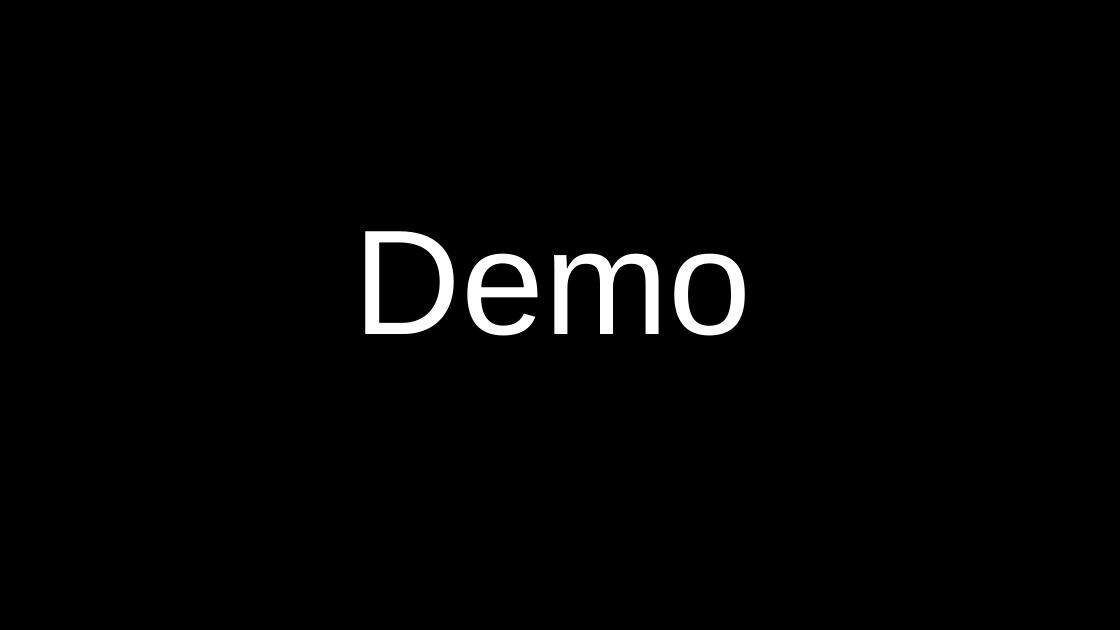
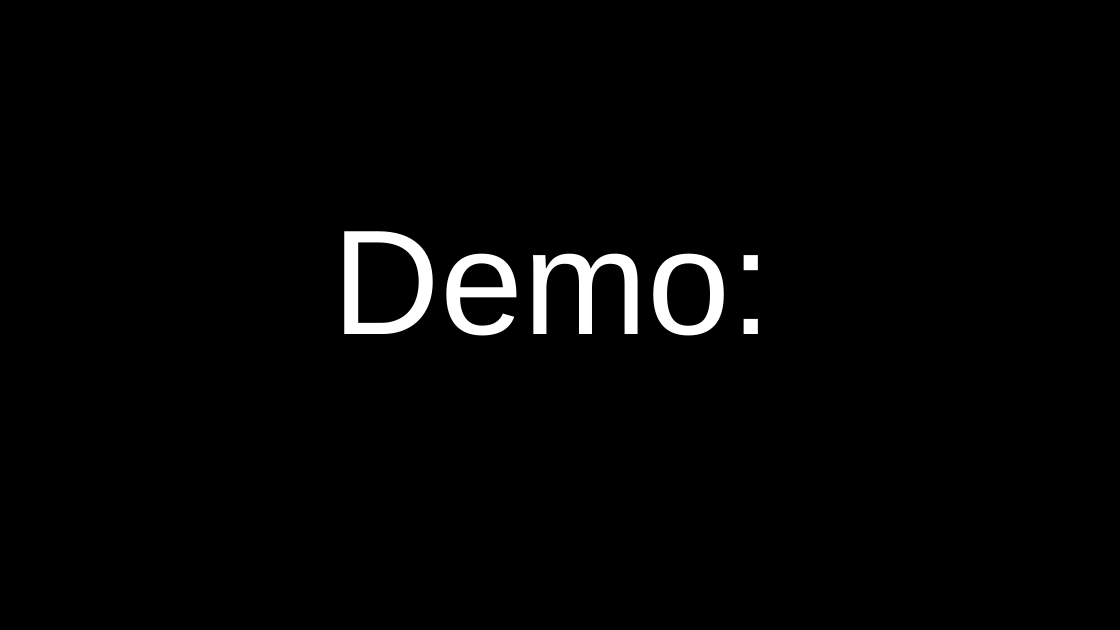
Before and after one commit to svensaeger/Hatschi, a slide deck: slide 8 of Praesentation.pptx. Drawn at 1120x630 pixels with LibreOffice and Linux fonts; fonts in the diff are those of the drawing. Boxes give left, top, right and bottom in pixels: in the first picture for what was removed or moved away, otherwise in the second. Text is boxed around its words. In the diff, an @@ line names an element or a change of style, - is before the commit and + after.

Commit message:
Praesentation weiter III

```diff
--- a/Praesentation.pptx
+++ b/Praesentation.pptx
@@ title at [333,231,773,336]: text changed @@
-Demo
+Demo:
```
